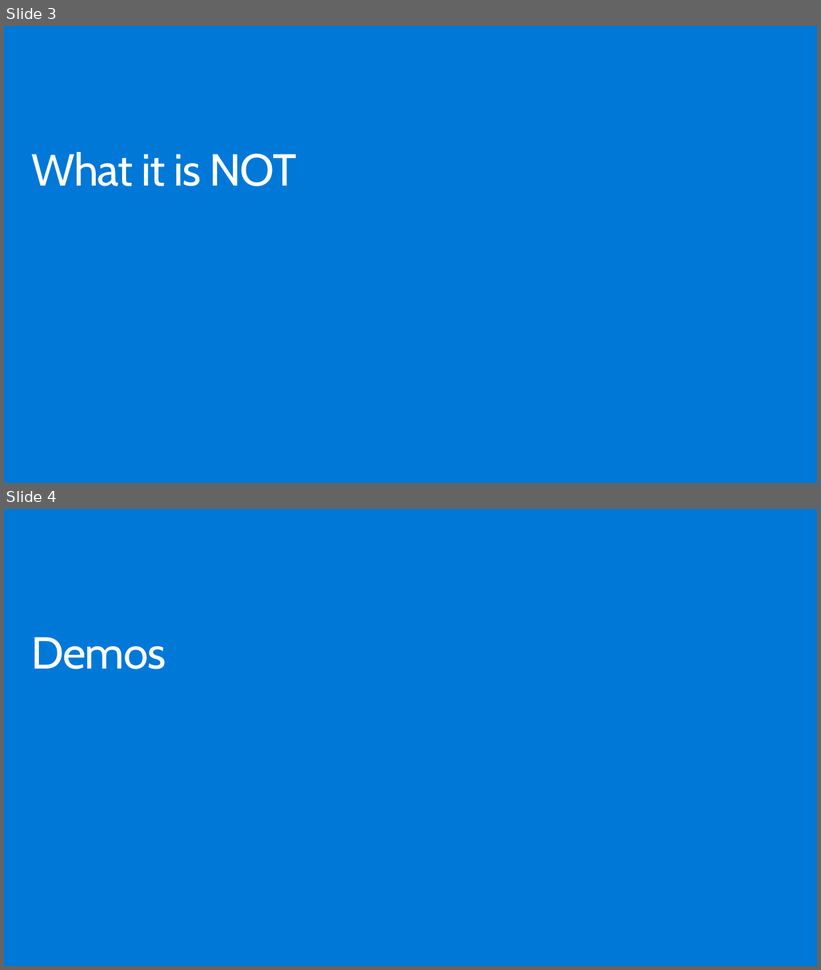
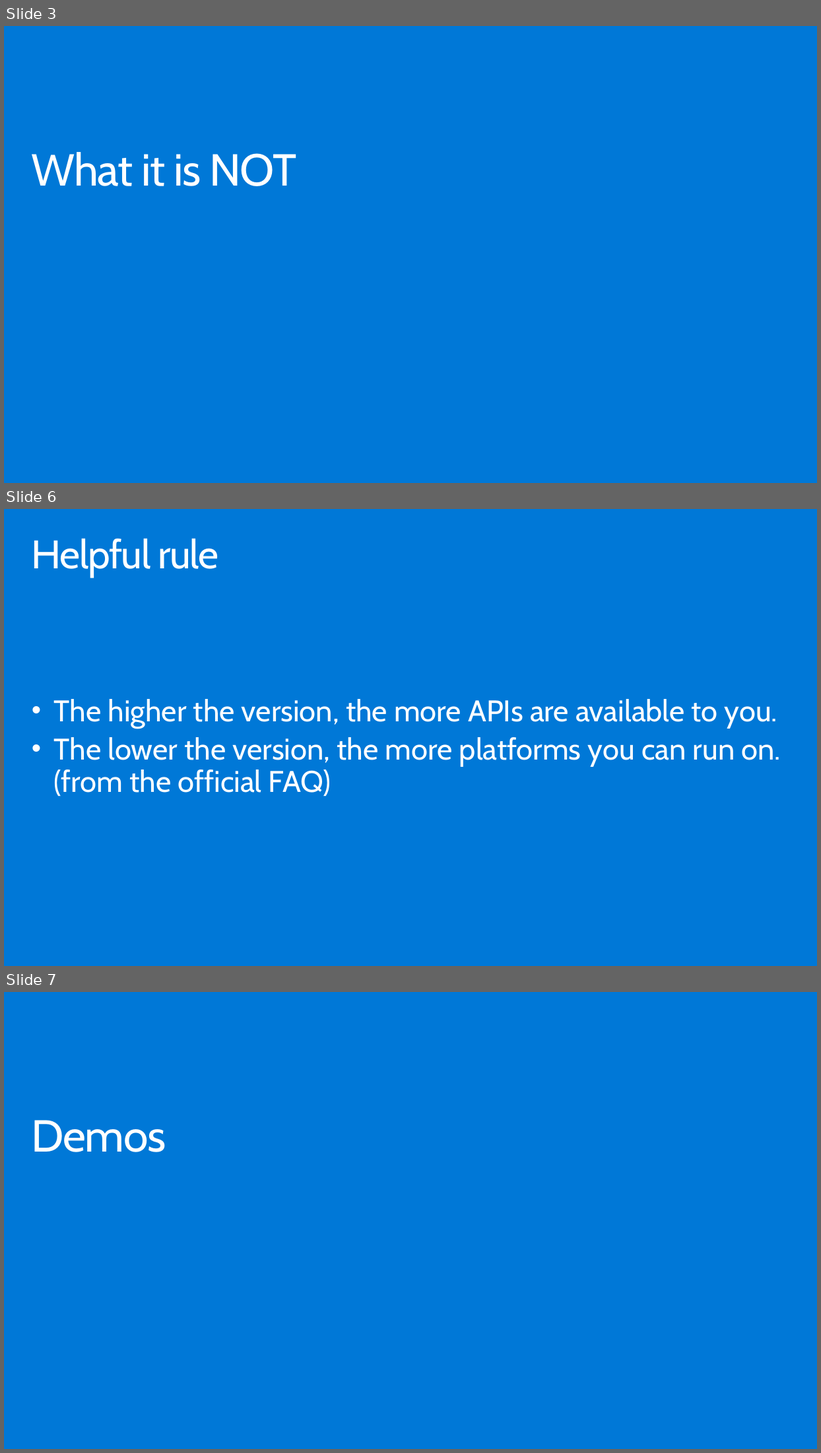
Before and after one commit to schneidenbach/aspnetcore-workshop, a slide deck: Slides/Intro to .NET Core SDK.pptx. Shown one above the other, each under a label of ours: slides 3 and 4 before the commit, slides 3, 6 and 7 after it; the slides between them are not shown. The pictures are 821x970 and 821x1453 pixels, drawn with LibreOffice and Linux fonts; fonts in the diff are those of the drawing; background and template pictures are left out. Boxes give left, top, right and bottom in pixels: in the first picture for what was removed or moved away, otherwise in the second. Text is boxed around its words. In the diff, an @@ line names an element or a change of style, - is before the commit and + after.

```diff
--- a/Slides/Intro to .NET Core SDK.pptx
+++ b/Slides/Intro to .NET Core SDK.pptx
@@ slide 6 added at (x1=4, y1=509, x2=817, y2=966), background #0078D7 @@
@@ title added at (x1=32, y1=538, x2=219, y2=577), 48 pt, text #FFFFFF @@
+Helpful rule
@@ text added at (x1=54, y1=699, x2=781, y2=797), 36 pt, text #FFFFFF @@
+• The higher the version, the more APIs are available to you.
+• The lower the version, the more platforms you can run on.
+  (from the official FAQ)
@@ what was slide 4 is now slide 7 @@
```
Also in this commit, not shown: 2 other slides added.
